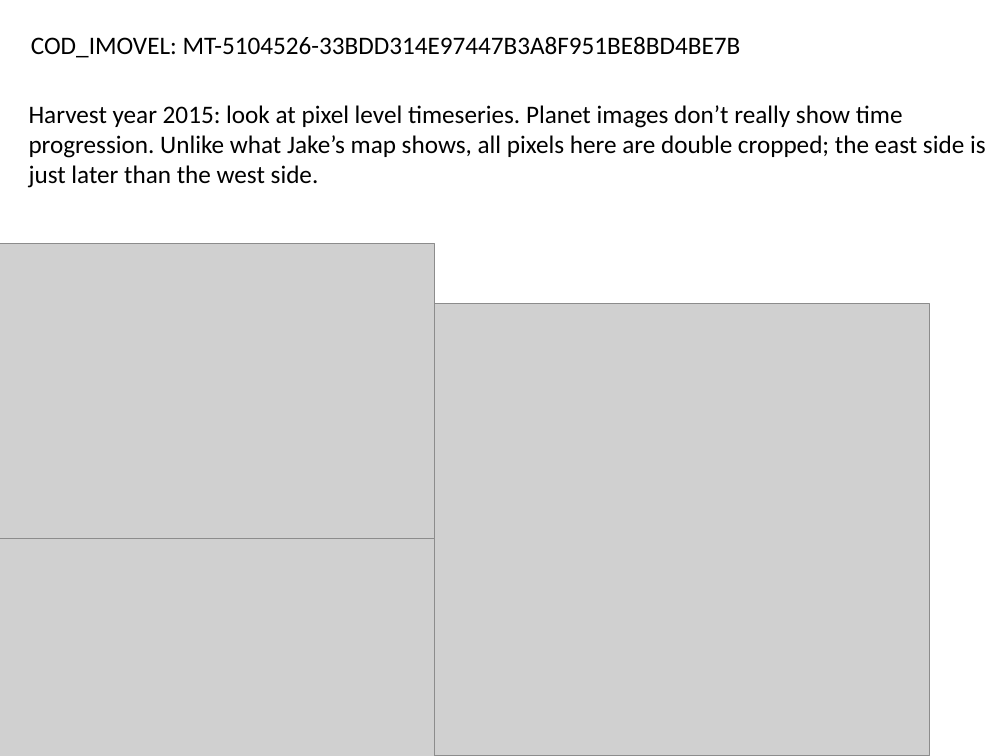
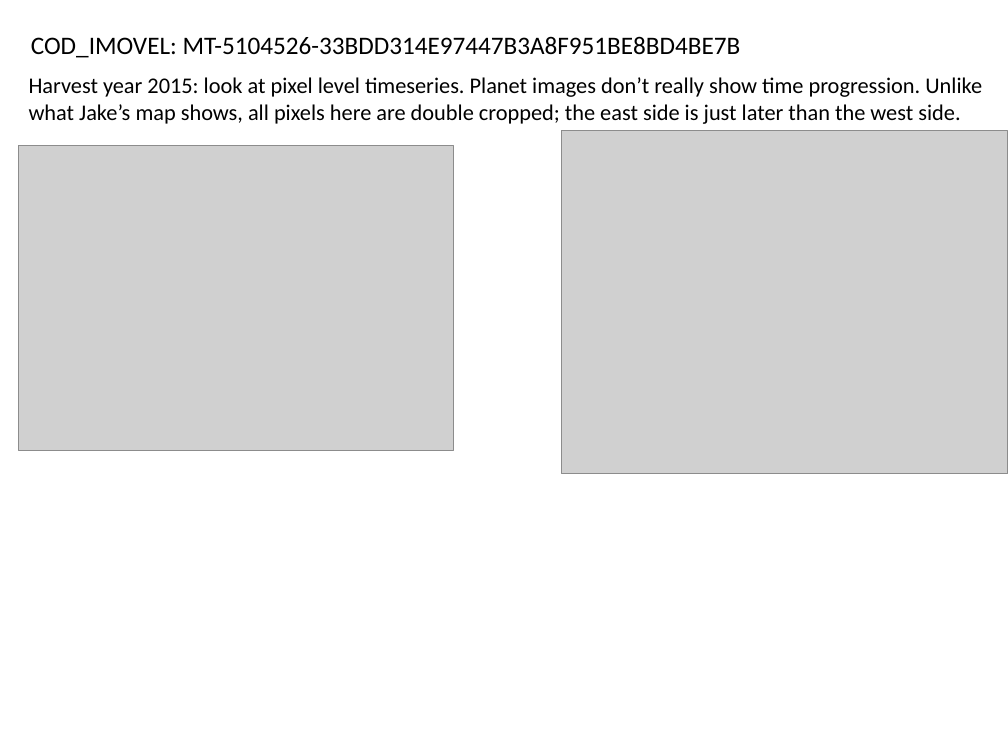
Before and after one commit to minghui-zhang/Meeting, a slide deck: slide 11 of January 4 2018.pptx (slide 12 before the commit). Drawn at 1008x756 pixels with LibreOffice and Linux fonts; fonts in the diff are those of the drawing; grey boxes stand for pictures. Boxes give left, top, right and bottom in pixels: in the first picture for what was removed or moved away, otherwise in the second. Text is boxed around its words. In the diff, an @@ line names an element or a change of style, - is before the commit and + after.

```diff
--- a/January 4 2018.pptx
+++ b/January 4 2018.pptx
@@ text "Harvest year 2015: look at ...": place and size @@
-text "Harvest year 2015: look at ..." at [29, 105, 986, 188]
+text "Harvest year 2015: look at ..." at [29, 77, 982, 124]
@@ text "Harvest year 2015: look at ..." at [29, 77, 982, 124]: size 18 to 16 pt @@
@@ picture: place and size @@
-picture at [0, 538, 434, 756]
+picture at [19, 146, 454, 451]
@@ picture: place and size @@
-picture at [341, 303, 929, 756]
+picture at [561, 131, 1008, 474]
@@ picture removed at [0, 243, 434, 538] @@
```
Also in this commit, not shown: 13 other slides changed, 4 slides added, 2 slides removed.
